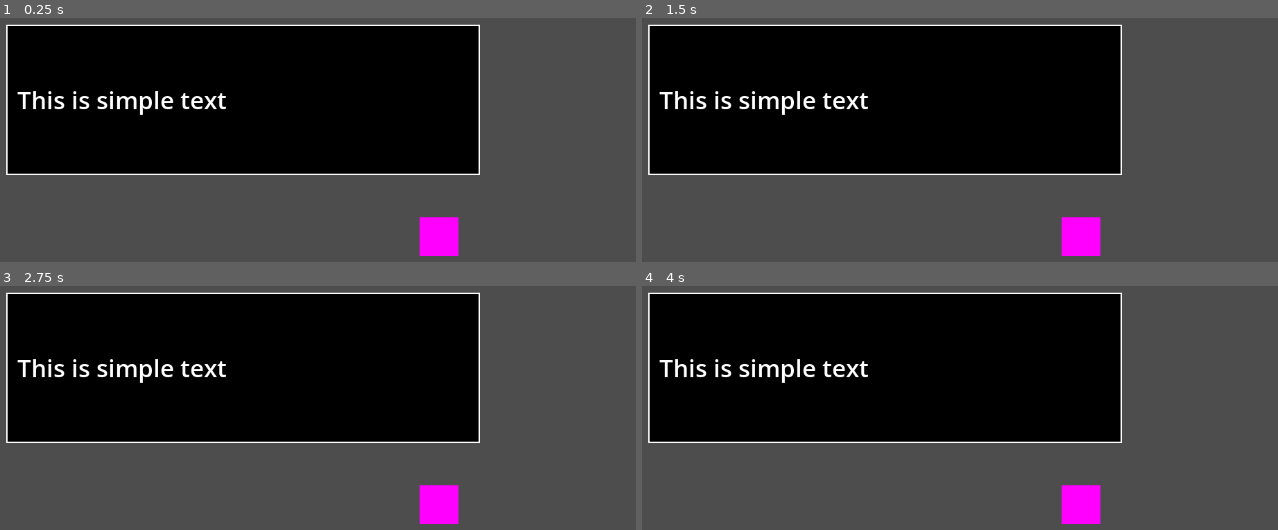
Above: before the commit, frames 1-4 (two rows, left to right).
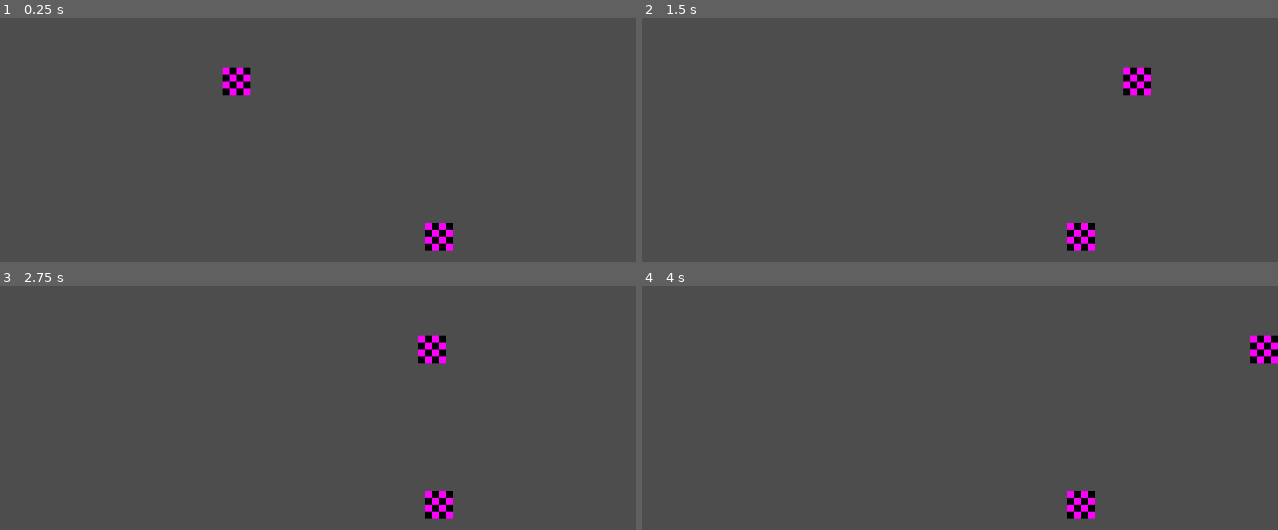
Above: after the commit, the same moments.

Repository: the-sillies/silly-game-tihii
Game: Godot game, scene res://scenes/game.tscn
Two runs of this game, one before a commit and one after it. Both use one fixed random seed, a clock stepped at 60 frames per second and the inputs below.
Inputs:
- Up to frame 1 (0.25 s): no input
- Up to frame 2 (1.5 s): tap Enter (ui_accept) at 0.5, 0.77 s; hold Right (ui_right) from 0.53 s (still down)
- Up to frame 3 (2.75 s): tap Enter (ui_accept) at 1.52 s; release Right (ui_right) at 2.03 s; hold Left (ui_left) from 2.03 s (still down)
- Up to frame 4 (4 s): release Left (ui_left) at 2.78 s; hold Right (ui_right) from 2.78 s (still down); tap Enter (ui_accept) at 3.02, 3.77 s

The runs differ from the first frame. In frame 1, 46% of the frame differs, in the area x 0-76%, y 2-98%; in frame 2, 47%, in the area x 0-81%, y 2-98%; in frame 3, 46%; in frame 4, 47%.
Error after the commit: Compile Error: Failed to compile depended scripts. (res://scripts/npc.gd:0)

Commit message:
Added Dialogic with Basic Functionality

Diff:
--- /dev/null
+++ b/dialogic/styles/default_style.tres
@@ -0,0 +1,66 @@
+[gd_resource type="Resource" script_class="DialogicStyle" load_steps=21 format=3 uid="uid://c0nwur24jpq5i"]
+
+[ext_resource type="PackedScene" uid="uid://cqpb3ie51rwl5" path="res://addons/dialogic/Modules/DefaultLayoutParts/Base_Default/default_layout_base.tscn" id="1_1388y"]
+[ext_resource type="Script" uid="uid://bwg6yncmh2cml" path="res://addons/dialogic/Resources/dialogic_style_layer.gd" id="2_lnquy"]
+[ext_resource type="PackedScene" uid="uid://c1k5m0w3r40xf" path="res://addons/dialogic/Modules/DefaultLayoutParts/Layer_FullBackground/full_background_layer.tscn" id="3_a6tic"]
+[ext_resource type="PackedScene" uid="uid://cy1y14inwkplb" path="res://addons/dialogic/Modules/DefaultLayoutParts/Layer_VN_Portraits/vn_portrait_layer.tscn" id="4_i483a"]
+[ext_resource type="PackedScene" uid="uid://cn674foxwedqu" path="res://addons/dialogic/Modules/DefaultLayoutParts/Layer_Input/full_advance_input_layer.tscn" id="5_keh7l"]
+[ext_resource type="PackedScene" uid="uid://bquja8jyk8kbr" path="res://addons/dialogic/Modules/DefaultLayoutParts/Layer_VN_Textbox/vn_textbox_layer.tscn" id="6_0jqo0"]
+[ext_resource type="PackedScene" uid="uid://dsbwnp5hegnu3" path="res://addons/dialogic/Modules/DefaultLayoutParts/Layer_Glossary/glossary_popup_layer.tscn" id="7_tufp1"]
+[ext_resource type="PackedScene" uid="uid://dhk6j6eb6e3q" path="res://addons/dialogic/Modules/DefaultLayoutParts/Layer_VN_Choices/vn_choice_layer.tscn" id="8_j62j1"]
+[ext_resource type="PackedScene" uid="uid://cvgf4c6gg0tsy" path="res://addons/dialogic/Modules/DefaultLayoutParts/Layer_TextInput/text_input_layer.tscn" id="9_kjp70"]
+[ext_resource type="PackedScene" uid="uid://lx24i8fl6uo" path="res://addons/dialogic/Modules/DefaultLayoutParts/Layer_History/history_layer.tscn" id="10_k7o8d"]
+[ext_resource type="Script" uid="uid://dv08k6ljua6fm" path="res://addons/dialogic/Resources/dialogic_style.gd" id="11_wqc84"]
+
+[sub_resource type="Resource" id="Resource_bpnc1"]
+script = ExtResource("2_lnquy")
+scene = ExtResource("1_1388y")
+
+[sub_resource type="Resource" id="Resource_uwdkn"]
+script = ExtResource("2_lnquy")
+scene = ExtResource("3_a6tic")
+
+[sub_resource type="Resource" id="Resource_4vtlu"]
+script = ExtResource("2_lnquy")
+scene = ExtResource("4_i483a")
+
+[sub_resource type="Resource" id="Resource_pb3ei"]
+script = ExtResource("2_lnquy")
+scene = ExtResource("5_keh7l")
+
+[sub_resource type="Resource" id="Resource_6o5hs"]
+script = ExtResource("2_lnquy")
+scene = ExtResource("6_0jqo0")
+
+[sub_resource type="Resource" id="Resource_l403m"]
+script = ExtResource("2_lnquy")
+scene = ExtResource("7_tufp1")
+
+[sub_resource type="Resource" id="Resource_24ckb"]
+script = ExtResource("2_lnquy")
+scene = ExtResource("8_j62j1")
+
+[sub_resource type="Resource" id="Resource_dym0h"]
+script = ExtResource("2_lnquy")
+scene = ExtResource("9_kjp70")
+
+[sub_resource type="Resource" id="Resource_65uqo"]
+script = ExtResource("2_lnquy")
+scene = ExtResource("10_k7o8d")
+
+[resource]
+script = ExtResource("11_wqc84")
+name = "default_style"
+layer_list = Array[String](["10", "11", "12", "13", "14", "15", "16", "17"])
+layer_info = {
+"": SubResource("Resource_bpnc1"),
+"10": SubResource("Resource_uwdkn"),
+"11": SubResource("Resource_4vtlu"),
+"12": SubResource("Resource_pb3ei"),
+"13": SubResource("Resource_6o5hs"),
+"14": SubResource("Resource_l403m"),
+"15": SubResource("Resource_24ckb"),
+"16": SubResource("Resource_dym0h"),
+"17": SubResource("Resource_65uqo")
+}
+metadata/_latest_layer = ""
--- a/project.godot
+++ b/project.godot
@@ -10,11 +10,81 @@
 
 [application]
 
-config/name="gymnasiearbete"
+config/name="silly game tihii"
 run/main_scene="uid://b8nlp7ujwcp4r"
 config/features=PackedStringArray("4.5", "Forward Plus")
 config/icon="res://icon.svg"
 
+[autoload]
+
+Dialogic="*res://addons/dialogic/Core/DialogicGameHandler.gd"
+
+[dialogic]
+
+directories/dch_directory={
+"robert": "res://dialogic/characters/robert.dch"
+}
+directories/dtl_directory={
+"timeline": "res://dialogic/timelines/timeline.dtl"
+}
+layout/style_directory={
+"": "res://dialogic/styles/default_style.tres",
+"default_style": "res://dialogic/styles/default_style.tres"
+}
+variables={}
+layout/style_list=["res://dialogic/styles/default_style.tres"]
+layout/default_style="res://dialogic/styles/default_style.tres"
+glossary/default_case_sensitive=true
+extensions_folder="res://addons/dialogic_additions"
+text/letter_speed=0.01
+text/initial_text_reveal_skippable=true
+text/text_reveal_skip_delay=0.1
+text/advance_delay=0.1
+text/autoadvance_per_character_delay=0.1
+text/autoadvance_ignored_characters_enabled=true
+animations/join_default_length=0.5
+animations/join_default_wait=true
+animations/leave_default_length=0.5
+animations/leave_default_wait=true
+animations/cross_fade_default_length=0.5
+choices/autofocus_first=true
+choices/delay=0.2
+choices/reveal_delay=0
+choices/reveal_by_input=false
+save/autosave_delay=60.0
+save/encryption_on_exports_only=true
+text/autopauses={}
+audio/channel_defaults={
+"": {
+"audio_bus": "",
+"fade_length": 0.0,
+"loop": false,
+"volume": 0.0
+},
+"music": {
+"audio_bus": "",
+"fade_length": 0.0,
+"loop": true,
+"volume": 0.0
+}
+}
+
+[editor_plugins]
+
+enabled=PackedStringArray("res://addons/dialogic/plugin.cfg")
+
+[input]
+
+dialogic_default_action={
+"deadzone": 0.5,
+"events": [Object(InputEventKey,"resource_local_to_scene":false,"resource_name":"","device":0,"window_id":0,"alt_pressed":false,"shift_pressed":false,"ctrl_pressed":false,"meta_pressed":false,"pressed":false,"keycode":4194309,"physical_keycode":0,"key_label":0,"unicode":0,"location":0,"echo":false,"script":null)
+, Object(InputEventMouseButton,"resource_local_to_scene":false,"resource_name":"","device":-1,"window_id":0,"alt_pressed":false,"shift_pressed":false,"ctrl_pressed":false,"meta_pressed":false,"button_mask":0,"position":Vector2(0, 0),"global_position":Vector2(0, 0),"factor":1.0,"button_index":1,"canceled":false,"pressed":true,"double_click":false,"script":null)
+, Object(InputEventKey,"resource_local_to_scene":false,"resource_name":"","device":0,"window_id":0,"alt_pressed":false,"shift_pressed":false,"ctrl_pressed":false,"meta_pressed":false,"pressed":false,"keycode":32,"physical_keycode":0,"key_label":0,"unicode":0,"location":0,"echo":false,"script":null)
+, Object(InputEventKey,"resource_local_to_scene":false,"resource_name":"","device":0,"window_id":0,"alt_pressed":false,"shift_pressed":false,"ctrl_pressed":false,"meta_pressed":false,"pressed":false,"keycode":88,"physical_keycode":0,"key_label":0,"unicode":0,"location":0,"echo":false,"script":null)
+, Object(InputEventJoypadButton,"resource_local_to_scene":false,"resource_name":"","device":0,"button_index":0,"pressure":0.0,"pressed":false,"script":null)
+]
+}
+
 [rendering]
 
 textures/canvas_textures/default_texture_filter=0
--- a/scenes/game.tscn
+++ b/scenes/game.tscn
@@ -1,7 +1,7 @@
 [gd_scene load_steps=5 format=3 uid="uid://b8nlp7ujwcp4r"]
 
 [ext_resource type="PackedScene" uid="uid://7fgyw33joaxy" path="res://scenes/player.tscn" id="1_uwrxv"]
-[ext_resource type="PackedScene" uid="uid://cqr4eck34ywmh" path="res://scenes/person.tscn" id="2_yqjtg"]
+[ext_resource type="PackedScene" uid="uid://cqr4eck34ywmh" path="res://scenes/npc.tscn" id="2_yqjtg"]
 [ext_resource type="PackedScene" uid="uid://cuavsv01nf2vl" path="res://scenes/canvas_layer.tscn" id="3_lnu2h"]
 
 [sub_resource type="WorldBoundaryShape2D" id="WorldBoundaryShape2D_uwrxv"]
@@ -9,42 +9,44 @@
 [node name="Game" type="Node2D"]
 
 [node name="Player" parent="." instance=ExtResource("1_uwrxv")]
-collision_layer = 2
-collision_mask = 2
 
 [node name="Camera2D" type="Camera2D" parent="."]
 zoom = Vector2(4, 4)
 
-[node name="StaticBody2D" type="StaticBody2D" parent="."]
-position = Vector2(0, 81)
+[node name="UpCollider" type="StaticBody2D" parent="."]
+position = Vector2(0, -81)
+rotation = -3.1415925
 
-[node name="CollisionShape2D" type="CollisionShape2D" parent="StaticBody2D"]
+[node name="CollisionShape2D" type="CollisionShape2D" parent="UpCollider"]
 shape = SubResource("WorldBoundaryShape2D_uwrxv")
 
-[node name="StaticBody2D2" type="StaticBody2D" parent="."]
+[node name="LeftCollider" type="StaticBody2D" parent="."]
 position = Vector2(-144, 0)
 rotation = 1.5707964
 
-[node name="CollisionShape2D" type="CollisionShape2D" parent="StaticBody2D2"]
+[node name="CollisionShape2D" type="CollisionShape2D" parent="LeftCollider"]
 shape = SubResource("WorldBoundaryShape2D_uwrxv")
 
-[node name="StaticBody2D3" type="StaticBody2D" parent="."]
-position = Vector2(0, -81)
-rotation = 3.1415927
-
-[node name="CollisionShape2D" type="CollisionShape2D" parent="StaticBody2D3"]
-shape = SubResource("WorldBoundaryShape2D_uwrxv")
-
-[node name="StaticBody2D4" type="StaticBody2D" parent="."]
+[node name="RightCollider" type="StaticBody2D" parent="."]
 position = Vector2(144, 0)
 rotation = -1.5707964
 
-[node name="CollisionShape2D" type="CollisionShape2D" parent="StaticBody2D4"]
+[node name="CollisionShape2D" type="CollisionShape2D" parent="RightCollider"]
 shape = SubResource("WorldBoundaryShape2D_uwrxv")
+
+[node name="DownCollider" type="StaticBody2D" parent="."]
+position = Vector2(0, 81)
+
+[node name="CollisionShape2D" type="CollisionShape2D" parent="DownCollider"]
+shape = SubResource("WorldBoundaryShape2D_uwrxv")
+
+[node name="Polygon2D" type="Polygon2D" parent="DownCollider"]
+polygon = PackedVector2Array(-144, 0, 144, 0, 144, 36, -144, 36)
 
 [node name="Person" parent="." instance=ExtResource("2_yqjtg")]
 position = Vector2(73, 56)
 
 [node name="CanvasLayer" parent="." instance=ExtResource("3_lnu2h")]
+visible = false
 
 [connection signal="ready" from="CanvasLayer" to="Player" method="_on_canvas_layer_ready"]
--- /dev/null
+++ b/scenes/npc.tscn
@@ -0,0 +1,23 @@
+[gd_scene load_steps=4 format=3 uid="uid://cqr4eck34ywmh"]
+
+[ext_resource type="Script" uid="uid://dnsn8li3pbdjp" path="res://scripts/npc.gd" id="1_nh2m4"]
+
+[sub_resource type="PlaceholderTexture2D" id="PlaceholderTexture2D_c62xm"]
+size = Vector2(4, 4)
+
+[sub_resource type="CircleShape2D" id="CircleShape2D_5dovg"]
+radius = 15.0
+
+[node name="NPC" type="CharacterBody2D"]
+script = ExtResource("1_nh2m4")
+
+[node name="Sprite2D" type="Sprite2D" parent="."]
+scale = Vector2(2.5, 2.5)
+texture = SubResource("PlaceholderTexture2D_c62xm")
+
+[node name="interact_detection_area" type="Area2D" parent="."]
+
+[node name="CollisionShape2D" type="CollisionShape2D" parent="interact_detection_area"]
+shape = SubResource("CircleShape2D_5dovg")
+
+[connection signal="body_entered" from="interact_detection_area" to="." method="_on_interact_detection_area_body_entered"]
--- a/scenes/person.tscn
+++ /dev/null
@@ -1,21 +0,0 @@
-[gd_scene load_steps=4 format=3 uid="uid://cqr4eck34ywmh"]
-
-[ext_resource type="Script" uid="uid://c5lyq3w3nto4w" path="res://scripts/person.gd" id="1_c62xm"]
-
-[sub_resource type="PlaceholderTexture2D" id="PlaceholderTexture2D_c62xm"]
-
-[sub_resource type="CircleShape2D" id="CircleShape2D_5dovg"]
-radius = 8.0
-
-[node name="Person" type="Area2D"]
-collision_mask = 2
-script = ExtResource("1_c62xm")
-
-[node name="Sprite2D" type="Sprite2D" parent="."]
-scale = Vector2(14, 14)
-texture = SubResource("PlaceholderTexture2D_c62xm")
-
-[node name="CollisionShape2D" type="CollisionShape2D" parent="."]
-shape = SubResource("CircleShape2D_5dovg")
-
-[connection signal="body_entered" from="." to="." method="_on_body_entered"]
--- /dev/null
+++ b/scripts/npc.gd
@@ -0,0 +1,8 @@
+extends CharacterBody2D
+
+
+func _on_interact_detection_area_body_entered(body: Node2D) -> void:
+	print('ping')
+	if body.has_method('player'):
+		Dialogic.start('timeline')
+		print('pong')
--- a/scripts/person.gd
+++ /dev/null
@@ -1,8 +0,0 @@
-extends Area2D
-
-@onready var text = $"../CanvasLayer/Text".position
-
-
-
-func _on_body_entered(body: Node2D) -> void:
-	pass
--- a/scripts/player.gd
+++ b/scripts/player.gd
@@ -1,7 +1,7 @@
 extends CharacterBody2D
 
 
-const SPEED = 300.0
+const SPEED = 100.0
 const JUMP_VELOCITY = -400.0
 
 
@@ -23,3 +23,6 @@
 	velocity.y = move_toward(velocity.y, targetspeed.y, SPEED / 3)
 
 	move_and_slide()
+
+func player():
+	pass
Binary file added: assets/sprites/npcImage.png
Not shown, added: assets/sprites/npcImage.png.import
Binary file added: assets/sprites/robertDefault.png
Not shown, added: assets/sprites/robertDefault.png.import
Binary file added: assets/sprites/robertHappy.png
Not shown, added: assets/sprites/robertHappy.png.import
Binary file added: assets/sprites/robertTired.jpg
Not shown, added: assets/sprites/robertTired.jpg.import
Not shown, added: dialogic/characters/robert.dch
Not shown, added: dialogic/characters/robert.dch.uid
Not shown, added: dialogic/timelines/timeline.dtl
Not shown, added: dialogic/timelines/timeline.dtl.uid
(and 5 more such lines)
